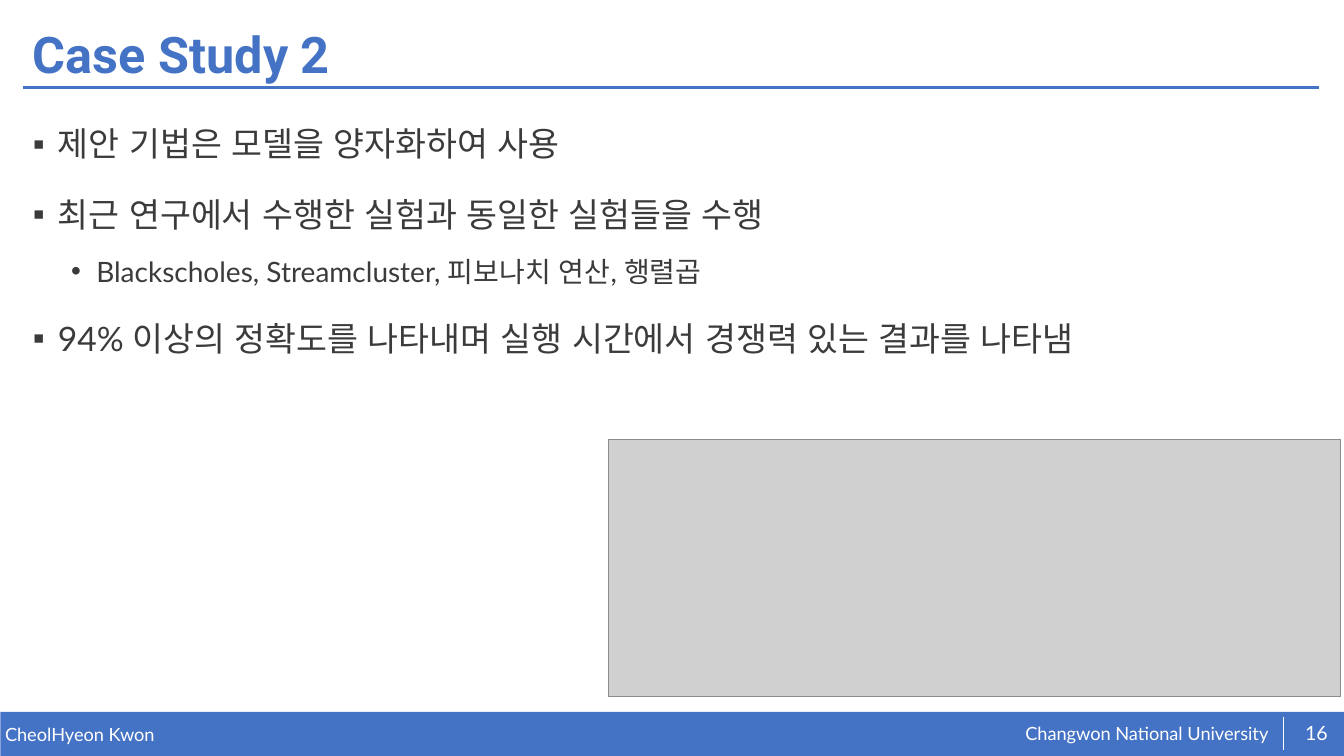
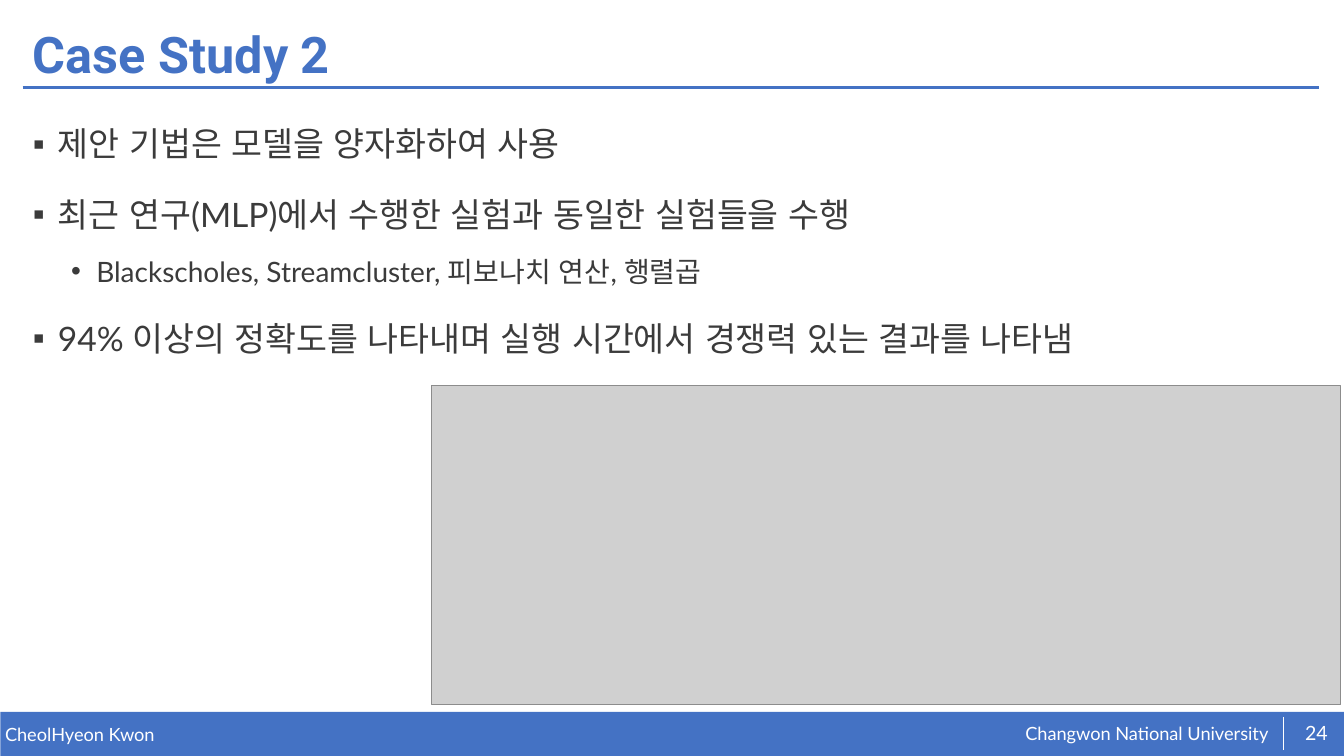
Before and after one commit to kkcchh9999/Studied_in_NOSLab, a slide deck: slide 24 of presentation/Toward Reconfigurable Kernel Datapaths with Learned Optimizations.pptx (slide 16 before the commit). Drawn at 1344x756 pixels with LibreOffice and Linux fonts; fonts in the diff are those of the drawing; grey boxes stand for pictures. Boxes give left, top, right and bottom in pixels: in the first picture for what was removed or moved away, otherwise in the second. Text is boxed around its words. In the diff, an @@ line names an element or a change of style, - is before the commit and + after.

```diff
--- a/presentation/Toward Reconfigurable Kernel Datapaths with Learned Optimizations.pptx
+++ b/presentation/Toward Reconfigurable Kernel Datapaths with Learned Optimizations.pptx
@@ text at [58,199,850,232]: text changed @@
-▪ 최근 연구에서 수행한 실험과 동일한 실험들을 수행
+▪ 최근 연구(MLP)에서 수행한 실험과 동일한 실험들을 수행
@@ picture: place and size @@
-picture at [608,440,1341,697]
+picture at [432,386,1341,705]
@@ page number at [1305,726,1328,740]: text changed @@
-16
+24
```
Also in this commit, not shown: 9 other slides changed, 8 slides added.
